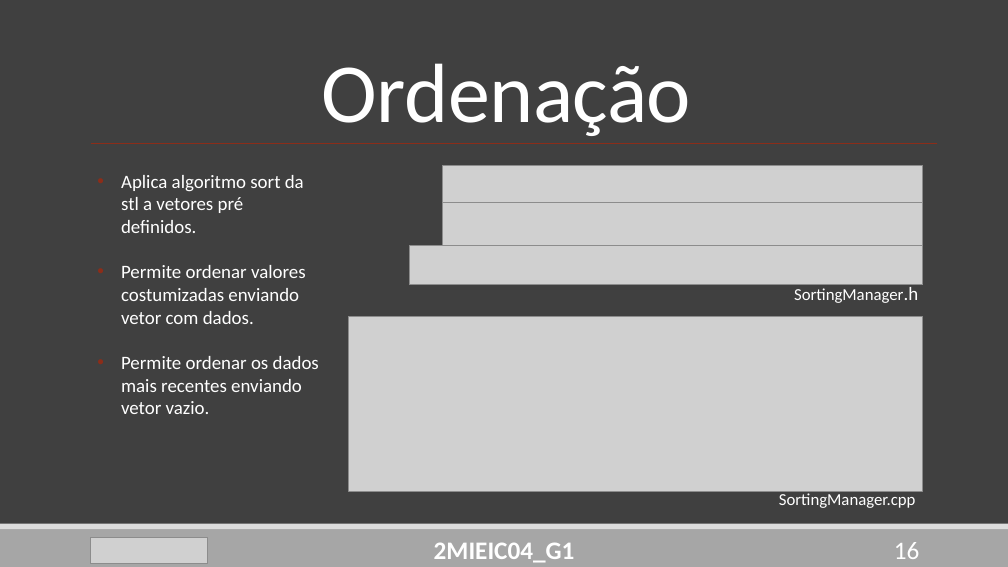
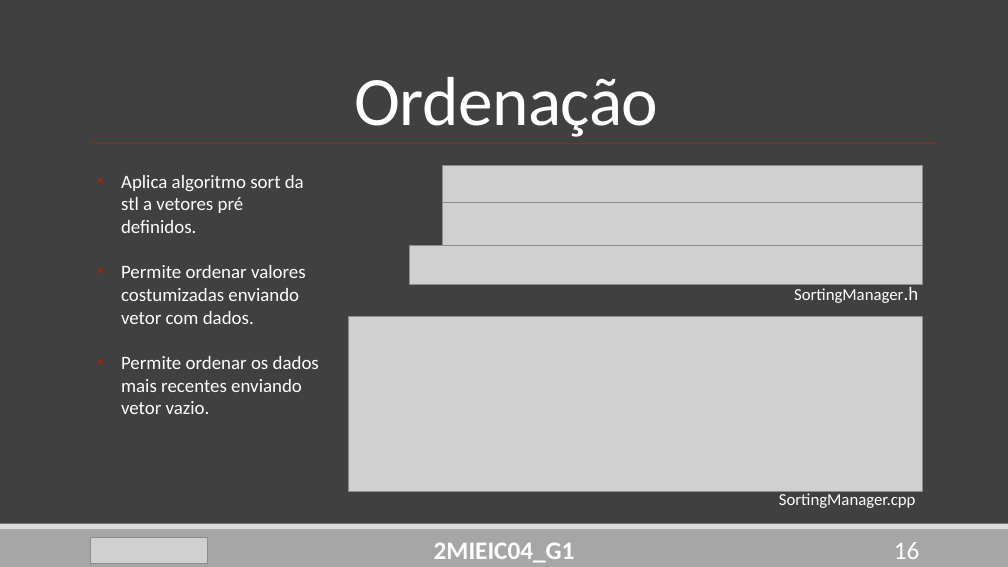
Before and after one commit to DoStini/FEUP-AEDA-proj, a slide deck: slide 16 of StreamZ_Apresentation4.pptx. Drawn at 1008x567 pixels with LibreOffice and Linux fonts; fonts in the diff are those of the drawing; grey boxes stand for pictures. Boxes give left, top, right and bottom in pixels: in the first picture for what was removed or moved away, otherwise in the second. Text is boxed around its words. In the diff, an @@ line names an element or a change of style, - is before the commit and + after.

```diff
--- a/StreamZ_Apresentation4.pptx
+++ b/StreamZ_Apresentation4.pptx
@@ title "Ordenação" at [355,77,659,137]: size 80 to 66 pt @@
```
Also in this commit, not shown: 18 other slides changed, 1 slide added, 1 slide removed.
